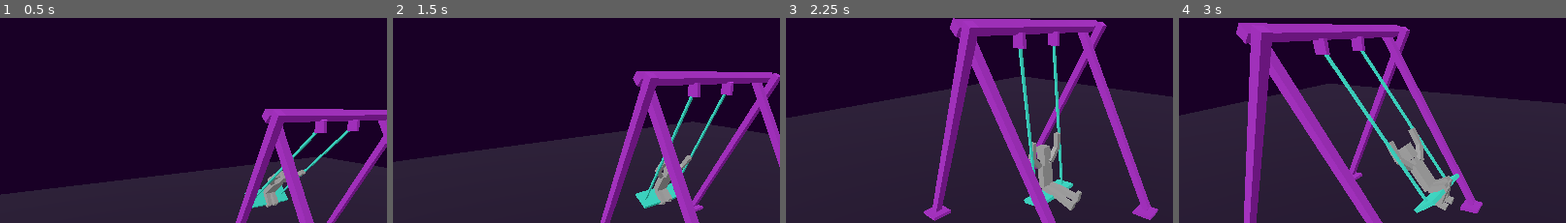
Above: before the commit, frames 1-4 (left to right).
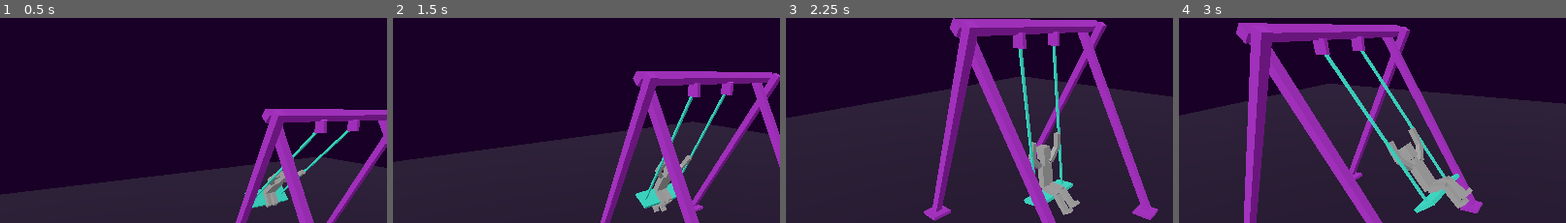
Above: after the commit, the same moments.

Repository: gheja/miniswing
Game: Godot game, scene res://scenes/main_level.tscn
Two runs of this game, one before a commit and one after it. Both use one fixed random seed, a clock stepped at 60 frames per second and the inputs below.
Inputs:
- Up to frame 1 (0.5 s): no input
- Up to frame 2 (1.5 s): tap Enter (action_go) at 0.5, 1.35 s; hold Enter (action_go) 0.53-1.28 s
- Up to frame 3 (2.25 s): hold Enter (action_go) from 2.03 s (still down)
- Up to frame 4 (3 s): release Enter (action_go) at 2.78 s; tap Enter (action_go) at 2.85 s
The pictures show only the part of the screen within x 16-66%, y 3-53%; the shares and areas given below are measured in that part.

Frame 1 is identical in both runs. In frame 2, 0.1% of the frame differs, in the area x 66-73%, y 88-95%; in frame 3, 0.3%; in frame 4, 0.7%, in the area x 66-76%, y 77-94%.

Commit message:
Added animation blending

Diff:
--- a/src/scenes/main_level.gd
+++ b/src/scenes/main_level.gd
@@ -1,4 +1,11 @@
 extends Node3D
+
+const STATE_SWINGING = 0
+const STATE_FALLING = 1
+const STATE_FAIL = 2
+const STATE_SUCCESS = 3
+
+@onready var player_character = $LevelObjects/PlayerCharacter
 
 const SLOW_DOWN_AMOUNT_PER_SEC = 0.2
 const HEIGHT_INCREASE_PER_SEC = 50.0
@@ -10,6 +17,8 @@
 var max_angle = 100.0
 var next_max_angle
 var target_max_angle
+
+var state = STATE_SWINGING
 
 func _ready() -> void:
 	max_angle = 50.0
@@ -39,12 +48,16 @@
 
 	if Input.get_action_strength("action_go") > 0.5:
 		next_max_angle += HEIGHT_INCREASE_PER_SEC * delta * sign_a
-		$LevelObjects/PlayerCharacter/AnimationPlayer.play("sit_forward")
+		player_character.set_target_anim(player_character.ANIM_SIT_FORWARD)
+		# $LevelObjects/PlayerCharacter/AnimationPlayer.play("sit_forward")
 	else:
-		$LevelObjects/PlayerCharacter/AnimationPlayer.play("sit_backward")
+		player_character.set_target_anim(player_character.ANIM_SIT_BACKWARD)
+		# $LevelObjects/PlayerCharacter/AnimationPlayer.play("sit_backward")
 
-	$LevelObjects/PlayerCharacter.global_position = $LevelObjects/SwingThing/PivotStart/Construct/Marker3D.global_position
-	$LevelObjects/PlayerCharacter.rotation_degrees.x = $LevelObjects/SwingThing.rotation_degrees.x
+	# player_character.set_target_anim(player_character.ANIM_FALLING)
+
+	player_character.global_position = $LevelObjects/SwingThing/PivotStart/Construct/Marker3D.global_position
+	player_character.rotation_degrees.x = $LevelObjects/SwingThing.rotation_degrees.x
 
 	$Camera3D.look_at($LevelObjects/PlayerCharacter/CameraMarker.global_position)
 
--- a/src/scenes/main_level.tscn
+++ b/src/scenes/main_level.tscn
@@ -33,6 +33,9 @@
 [node name="LegLeft" parent="LevelObjects/PlayerCharacter/Visuals/Body" index="4"]
 transform = Transform3D(1, 0, 0, 0, 0.993773, -0.111417, 0, 0.111417, 0.993773, -0.0662704, -0.00827968, 0)
 
+[node name="LegLeft2" parent="LevelObjects/PlayerCharacter/Visuals/Body/LegLeft" index="1"]
+transform = Transform3D(1, 0, 0, 0, 0.990913, 0.134505, 0, -0.134505, 0.990913, 1.86265e-08, -0.246602, -1.11759e-08)
+
 [node name="LegRight" parent="LevelObjects/PlayerCharacter/Visuals/Body" index="5"]
 transform = Transform3D(1, 0, 0, 0, 0.993774, -0.111417, 0, 0.111417, 0.993774, 0.044616, -0.00827968, 0)
 
--- /dev/null
+++ b/src/scenes/player_character.gd
@@ -0,0 +1,26 @@
+extends Node3D
+
+@onready var animation_tree = $AnimationTree
+
+const ANIM_SIT_BACKWARD = 0
+const ANIM_SIT_FORWARD = 1
+const ANIM_FALLING = 2
+const ANIM_FACEPLANT = 3
+
+
+var anim_weights = [ 0.0, 0.0, 0.0, 0.0 ]
+var anim_weight_targets = [ 0.0, 0.0, 0.0, 0.0 ]
+
+func set_target_anim(weight_index):
+	for i in range(0, anim_weight_targets.size()):
+		anim_weight_targets[i] = 0.0
+
+	anim_weight_targets[weight_index] = 1.0
+
+func _process(delta: float) -> void:
+	for i in range(0, anim_weight_targets.size()):
+		anim_weights[i] = lerp(anim_weights[i], anim_weight_targets[i], 0.1)
+
+	animation_tree.set("parameters/Blend2/blend_amount", anim_weights[1])
+	animation_tree.set("parameters/Blend2 2/blend_amount", anim_weights[2])
+	animation_tree.set("parameters/Blend2 3/blend_amount", anim_weights[3])
--- a/src/scenes/player_character.tscn
+++ b/src/scenes/player_character.tscn
@@ -1,5 +1,6 @@
-[gd_scene load_steps=17 format=3 uid="uid://dbj1co43av26s"]
-
+[gd_scene load_steps=18 format=3 uid="uid://dbj1co43av26s"]
+
+[ext_resource type="Script" path="res://scenes/player_character.gd" id="1_6xs6r"]
 [ext_resource type="Material" uid="uid://57v5du2uqclu" path="res://materials/white.tres" id="1_207hh"]
 
 [sub_resource type="Animation" id="Animation_yhciw"]
@@ -848,7 +849,7 @@
 [sub_resource type="AnimationNodeBlend2" id="AnimationNodeBlend2_j288u"]
 
 [sub_resource type="AnimationNodeBlendTree" id="AnimationNodeBlendTree_6deik"]
-graph_offset = Vector2(-18.5636, -18.5091)
+graph_offset = Vector2(-179.515, -10.1083)
 nodes/Animation/node = SubResource("AnimationNodeAnimation_d0bsl")
 nodes/Animation/position = Vector2(60, 60)
 "nodes/Animation 2/node" = SubResource("AnimationNodeAnimation_g6vyf")
@@ -864,9 +865,10 @@
 "nodes/Blend2 3/node" = SubResource("AnimationNodeBlend2_l1vpd")
 "nodes/Blend2 3/position" = Vector2(920, 60)
 nodes/output/position = Vector2(1140, 20)
-node_connections = [&"Blend2", 0, &"Animation", &"Blend2", 1, &"Animation 2", &"Blend2 2", 0, &"Blend2", &"Blend2 2", 1, &"Animation 3", &"Blend2 3", 0, &"Blend2 2", &"Blend2 3", 1, &"Animation 4"]
+node_connections = [&"Blend2", 0, &"Animation", &"Blend2", 1, &"Animation 2", &"Blend2 2", 0, &"Blend2", &"Blend2 2", 1, &"Animation 3", &"Blend2 3", 0, &"Blend2 2", &"Blend2 3", 1, &"Animation 4", &"output", 0, &"Blend2 3"]
 
 [node name="PlayerCharacter" type="Node3D"]
+script = ExtResource("1_6xs6r")
 
 [node name="CSGBox3D" type="CSGBox3D" parent="."]
 transform = Transform3D(1, 0, 0, 0, 1, 0, 0, 0, 1, 0, 0.9, 0)
@@ -980,5 +982,5 @@
 tree_root = SubResource("AnimationNodeBlendTree_6deik")
 anim_player = NodePath("../AnimationPlayer")
 parameters/Blend2/blend_amount = 0.0
-"parameters/Blend2 2/blend_amount" = 1.0
-"parameters/Blend2 3/blend_amount" = 1.0
+"parameters/Blend2 2/blend_amount" = 0.0
+"parameters/Blend2 3/blend_amount" = 0.0
